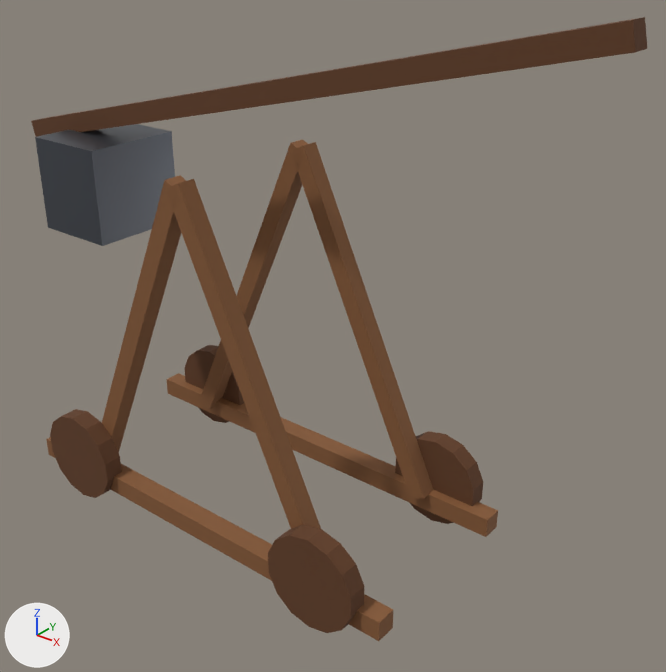
Two versions of the FBX model IronwallSiege/BlenderMCP/Exports/SM_Siege_Trebuchet_A.fbx, one commit apart.
Before and after are seen from a 50 mm camera at (8.92, -9.18, 9.28) aimed at (1.29, 0.35, 3.37). The lights are fixed; the arrows at lower left show +X, +Y and +Z. The first picture is the older version. Objects named as collision shapes, trigger or cutter boxes, shadow casters or lower levels of detail are left out. Where no turn or scale is listed for an object, it has been applied to the vertices.

Names of what the first picture shows: 'SM_Siege_Trebuchet_A', 'SM_Siege_Trebuchet_A_Base_R', 'SM_Siege_Trebuchet_A_Counterweight', 'SM_Siege_Trebuchet_A_Frame_L_-1.25', 'SM_Siege_Trebuchet_A_Frame_L_1.25', 'SM_Siege_Trebuchet_A_Frame_R_-1.25', 'SM_Siege_Trebuchet_A_Frame_R_1.25', 'SM_Siege_Trebuchet_A_ThrowingArm', 'SM_Siege_Trebuchet_A_Wheel_-2.5_-1.55', 'SM_Siege_Trebuchet_A_Wheel_-2.5_1.55', 'SM_Siege_Trebuchet_A_Wheel_2.5_-1.55', 'SM_Siege_Trebuchet_A_Wheel_2.5_1.55'.
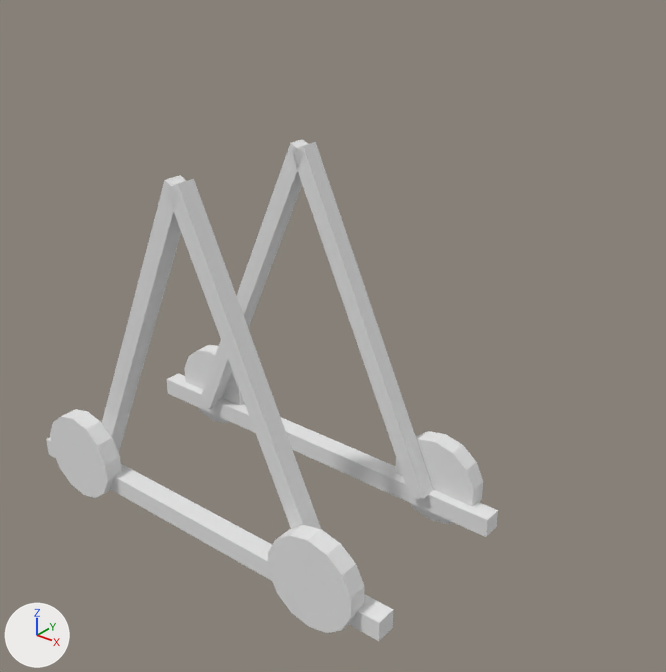
Changed parts and their boxes [x1, y1, x2, y2] in the pictures (666 x 672 px):
'SM_Siege_Trebuchet_A_ThrowingArm', deleted (brown)
    before: [31, 17, 647, 137]
'SM_Siege_Trebuchet_A_Counterweight', deleted
    before: [35, 124, 175, 246]
'SM_Siege_Trebuchet_A_Frame_R_-1.25', recoloured (brown to white)
    both: [165, 179, 321, 529]
'SM_Siege_Trebuchet_A_Frame_R_1.25', recoloured (brown to white)
    both: [291, 142, 434, 498]
'SM_Siege_Trebuchet_A_Wheel_2.5_-1.55', recoloured (brown to white)
    both: [268, 525, 364, 633]
'SM_Siege_Trebuchet_A_Base_R', recoloured
    both: [167, 373, 498, 537]
'SM_Siege_Trebuchet_A_Frame_L_-1.25', recoloured (brown to white)
    both: [102, 175, 186, 453]
'SM_Siege_Trebuchet_A', recoloured
    both: [46, 437, 393, 641]
'SM_Siege_Trebuchet_A_Frame_L_1.25', recoloured (brown to white)
    both: [200, 139, 308, 408]
'SM_Siege_Trebuchet_A_Wheel_-2.5_-1.55', recoloured (brown to white)
    both: [50, 409, 122, 498]
'SM_Siege_Trebuchet_A_Wheel_2.5_1.55', recoloured (brown to white)
    both: [395, 431, 483, 524]
'SM_Siege_Trebuchet_A_Wheel_-2.5_1.55', recoloured (brown to white)
    both: [184, 345, 244, 423]

Patch to the scene script:
```diff
--- a/IronwallSiege/BlenderMCP/Exports/SM_Siege_Trebuchet_A.fbx.py
+++ b/IronwallSiege/BlenderMCP/Exports/SM_Siege_Trebuchet_A.fbx.py
@@ mat_m_wood_dark @@
 mat_m_wood_dark = principled_material('M_Wood_Dark')
-mat_m_wood_dark.base_color = (0.12, 0.045, 0.015)  # brown #613c21
+mat_m_wood_dark.base_color = (0.8, 0.8, 0.8)  # white #e7e7e7
 mat_m_wood_dark.roughness = 0.85
@@ mat_m_wood @@
 mat_m_wood = principled_material('M_Wood')
-mat_m_wood.base_color = (0.24, 0.1, 0.035)  # brown #865935
+mat_m_wood.base_color = (0.8, 0.8, 0.8)  # white #e7e7e7
 mat_m_wood.roughness = 0.78
@@ ob_sm_siege_trebuchet_a_counterweight @@
-ob_sm_siege_trebuchet_a_counterweight = bpy.data.objects.new('SM_Siege_Trebuchet_A_Counterweight', me_sm_siege_trebuchet_a_counterweight_mesh)
-ob_sm_siege_trebuchet_a_counterweight.location = (0.0, 0.0, 0.0)
@@ ob_sm_siege_trebuchet_a_throwingarm @@
-ob_sm_siege_trebuchet_a_throwingarm = bpy.data.objects.new('SM_Siege_Trebuchet_A_ThrowingArm', me_sm_siege_trebuchet_a_throwingarm_mesh)
-ob_sm_siege_trebuchet_a_throwingarm.location = (0.0, 0.0, 0.0)
```
